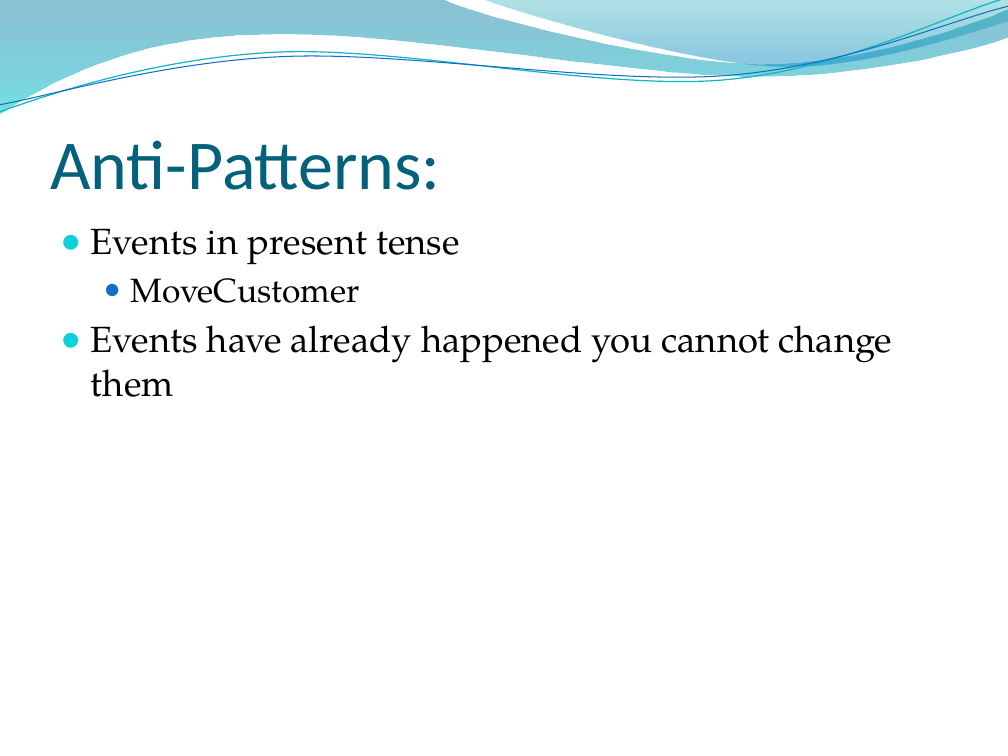
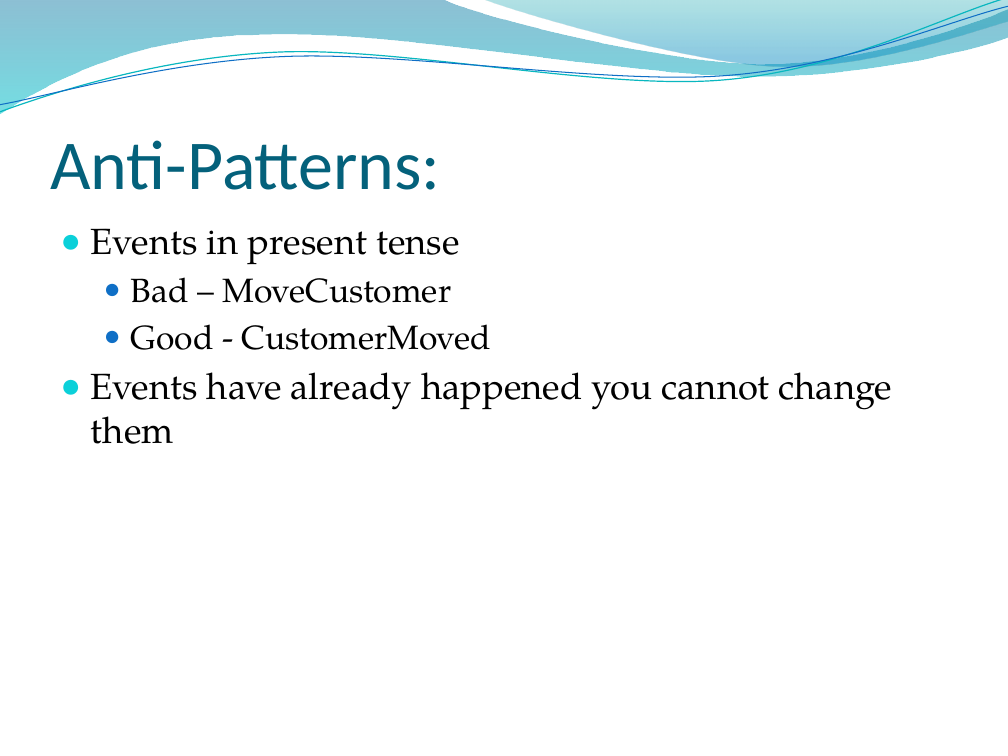
Before and after one commit to ketiko/CQRS.Presentation, a slide deck: slide 19 of Presentation/CQRS.pptx (slide 25 before the commit). Drawn at 1008x756 pixels with LibreOffice and Linux fonts; fonts in the diff are those of the drawing; background and template pictures are left out. Boxes give left, top, right and bottom in pixels: in the first picture for what was removed or moved away, otherwise in the second. Text is boxed around its words. In the diff, an @@ line names an element or a change of style, - is before the commit and + after.

```diff
--- a/Presentation/CQRS.pptx
+++ b/Presentation/CQRS.pptx
@@ text at [131,277,491,350]: text changed @@
-  ● MoveCustomer
+  ● Bad – MoveCustomer
+  ● Good - CustomerMoved
```
Also in this commit, not shown: 1 other slide changed, 1 slide added, 4 slides removed, 1 other file.
